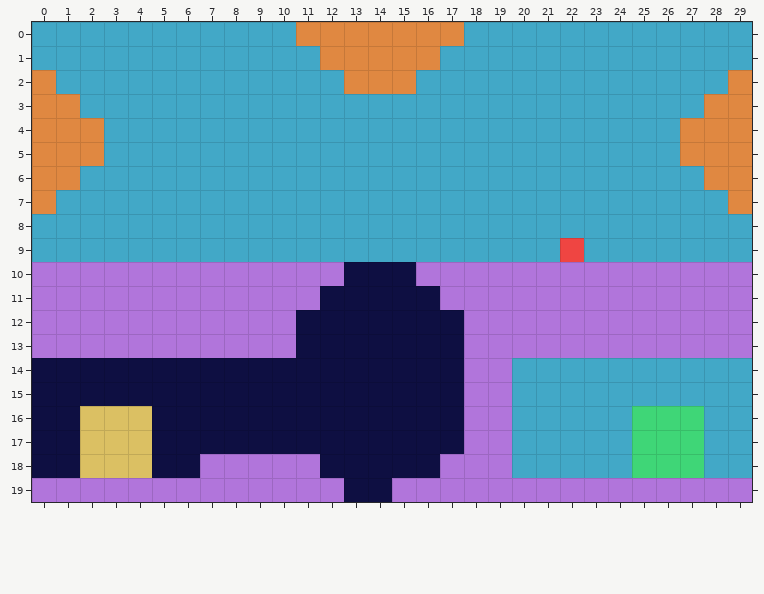
Tiled map: Levels/level7.tmx. That is the earlier state.
Cells are 32x32 px. Shown: x 0..29, y 0..19.
The result:
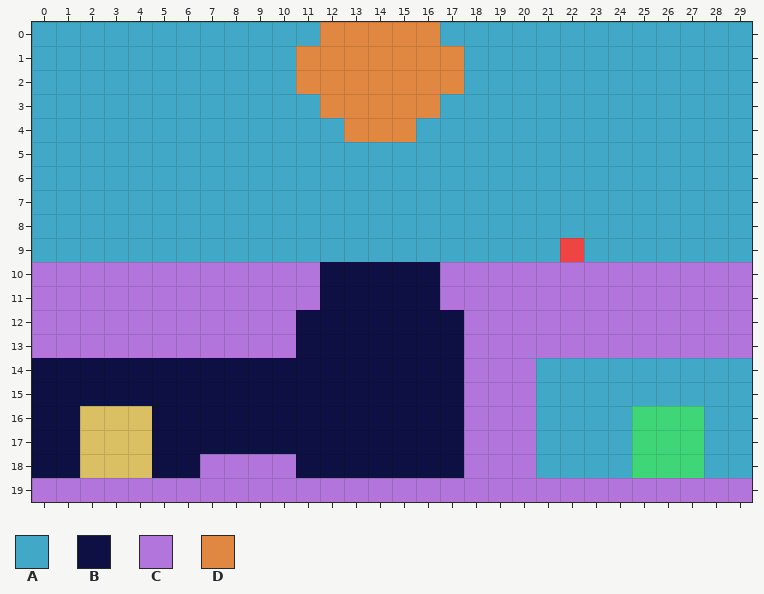
Key: from "tilemap": A 0, B 1, C 2, D 4.
_ is an empty cell.
The exact change:
Layer "Tile Layer 1":
Tile A replaces tile D in row 0 at x 11 and 17; in row 2 at x 0 and 29; in row 3 at x 0 to 1 and 28 to 29; in rows 4 to 5 at x 0 to 2 and 27 to 29; in row 6 at x 0 to 1 and 28 to 29; in row 7 at x 0 and 29.
Tile B replaces tile C in row 10 at x 12 and 16; in row 18 at x 11 and 17.
Tile C replaces tile A in rows 14 to 18 at x 20.
Tile C replaces tile B in row 19 at x 13 to 14.
Tile D replaces tile A in row 1 at x 11 and 17; in row 2 at x 11 to 12 and 16 to 17; in row 3 at x 12 to 16; in row 4 at x 13 to 15.
